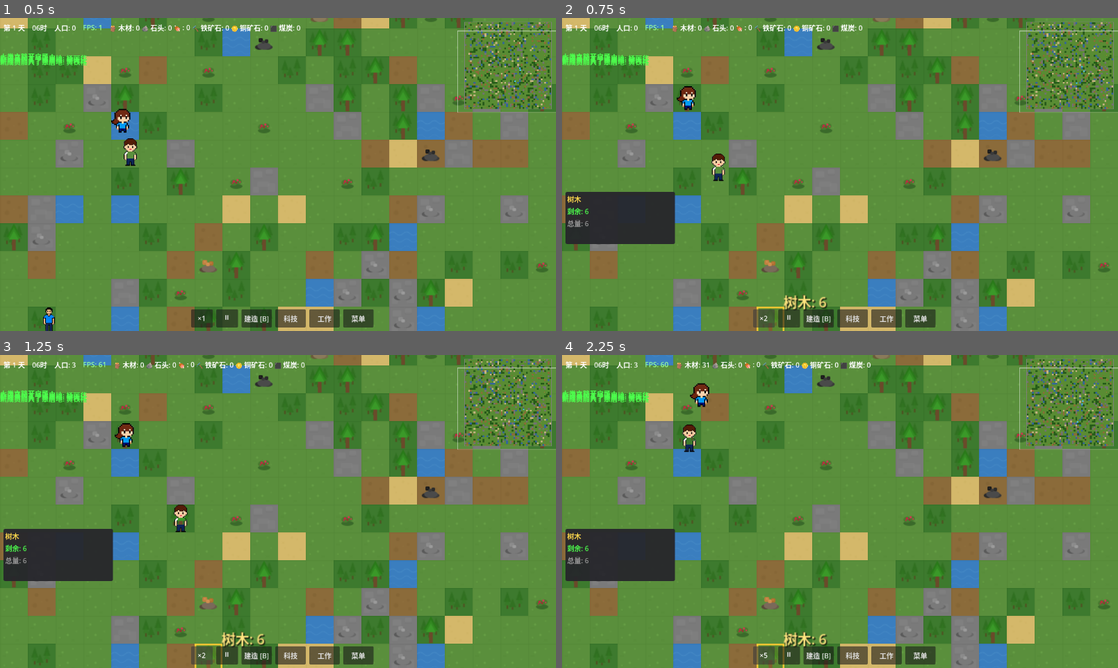
Above: before the commit, frames 1-4 (two rows, left to right).
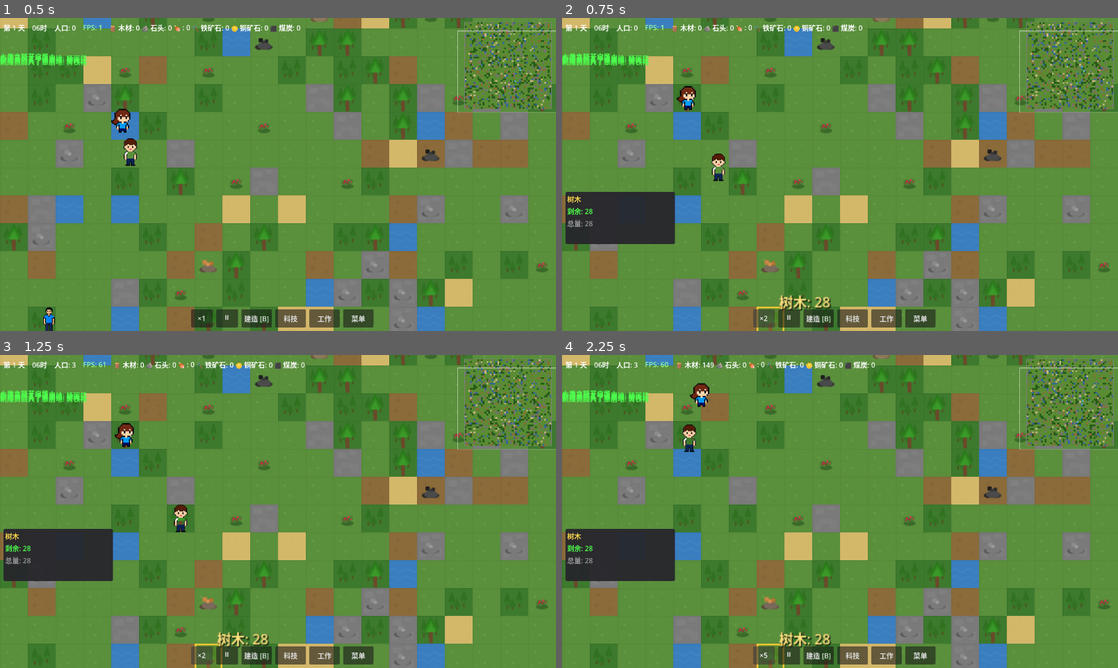
Above: after the commit, the same moments.

Repository: ZhanXuzhao/the-path-of-humanity
Game: Godot game, scene res://scenes/game.tscn
The game is run twice, just before and just after one commit, with the same random seed, the same clock (stepped at 60 frames per second) and the same inputs.
Inputs:
- Up to frame 1 (0.5 s): no input
- Up to frame 2 (0.75 s): click "×1" at 0.5 s
- Up to frame 3 (1.25 s): no input
- Up to frame 4 (2.25 s): click "×2" at 1.25 s; click "×3" at 2 s

Frame 1 is identical in both runs. In frame 2, 0.3% of the frame differs, in the area x 4-49%, y 60-94%; in frame 3, 0.3%; in frame 4, 0.8%, in the area x 4-57%, y 2-94%.

Commit message:
feat: 采集系统可配置 - 每次采集5点，资源初始点数×5
- game_settings.cfg 新增 [resources] 节，支持 harvest_amount 和 resource_amount_multiplier 配置
- ResourceDeposit 新增 harvest_amount 字段，支持逐资源点配置采集量
- world.gd 资源生成范围乘以 resource_multiplier
- harvest_resource 自动使用资源点的 harvest_amount
- 新增 world.apply_settings() 从 GameManager 加载配置

Diff:
--- a/resources/game_settings.cfg
+++ b/resources/game_settings.cfg
@@ -58,6 +58,14 @@
 ; 搜索附近食物的最大距离
 food_search_radius=400.0
 
+[resources]
+
+; 每次采集获得的资源数量
+harvest_amount=5.0
+
+; 资源初始点数倍率
+resource_amount_multiplier=5.0
+
 [work]
 
 ; 默认工作优先级（1=最低, 2=低, 3=中, 4=最高, 0=不做）
--- a/scripts/autoload/game_manager.gd
+++ b/scripts/autoload/game_manager.gd
@@ -83,6 +83,10 @@
 	settings["sleep_restore_per_hour"] = cfg.get_value("settler", "sleep_restore_per_hour", 15.0)
 	settings["storage_search_radius"] = cfg.get_value("settler", "storage_search_radius", 300.0)
 	settings["food_search_radius"] = cfg.get_value("settler", "food_search_radius", 400.0)
+
+	# 资源采集设置
+	settings["harvest_amount"] = cfg.get_value("resources", "harvest_amount", 5.0)
+	settings["resource_amount_multiplier"] = cfg.get_value("resources", "resource_amount_multiplier", 5.0)
 
 	# 工作优先级设置
 	settings["mining_priority"] = cfg.get_value("work", "mining_priority", 2)
--- a/scripts/core/game.gd
+++ b/scripts/core/game.gd
@@ -70,6 +70,12 @@
 		# 新游戏 - 初始化世界和定居者
 		_generate_initial_area()
 		_spawn_initial_settlers()
+
+	# 应用世界可配置参数（采集量、资源倍率）
+	world.apply_settings(
+		_gm.settings.get("resource_amount_multiplier", 5.0),
+		_gm.settings.get("harvest_amount", 5.0)
+	)
 
 	# 初始化系统引用
 	if building_system:
--- a/scripts/core/world.gd
+++ b/scripts/core/world.gd
@@ -59,12 +59,16 @@
 	var amount: float
 	var max_amount: float
 	var harvest_time: float  # 每次采集耗时
+	var harvest_amount: float = 1.0  # 每次采集获得的资源量
 
 	func _init(t: ResourceNodeType, amt: float, time: float = 2.0):
 		type = t
 		amount = amt
 		max_amount = amt
 		harvest_time = time
+
+	func set_harvest_amount(amt: float):
+		harvest_amount = amt
 
 	func get_item_drop() -> String:
 		match type:
@@ -116,8 +120,17 @@
 var tile_size: int = 32
 var rng := RandomNumberGenerator.new()
 
+# 可配置参数
+var resource_multiplier: float = 5.0     # 资源初始点数倍率
+var default_harvest_amount: float = 5.0  # 每次采集获得的资源量
+
 func _ready():
 	rng.randomize()
+
+func apply_settings(multiplier: float, harvest_amt: float):
+	"""从 GameManager 加载可配置参数"""
+	resource_multiplier = multiplier
+	default_harvest_amount = harvest_amt
 
 # -------- 区块生成 --------
 func get_chunk(chunk_pos: Vector2i) -> ChunkData:
@@ -157,26 +170,32 @@
 
 			chunk.tiles[tile_pos] = tile
 
-			# 生成自然资源
+			# 生成自然资源（初始点数 × resource_multiplier）
 			var res_rand = local_rng.randf()
 			if tile == TileType.FOREST and res_rand < 0.6:
-				chunk.resources[tile_pos] = ResourceDeposit.new(
+				var dep = ResourceDeposit.new(
 					ResourceNodeType.TREE,
-					local_rng.randf_range(5.0, 15.0),
+					local_rng.randf_range(5.0, 15.0) * resource_multiplier,
 					2.0
 				)
+				dep.set_harvest_amount(default_harvest_amount)
+				chunk.resources[tile_pos] = dep
 			elif tile == TileType.STONE and res_rand < 0.5:
-				chunk.resources[tile_pos] = ResourceDeposit.new(
+				var dep = ResourceDeposit.new(
 					ResourceNodeType.STONE_DEPOSIT,
-					local_rng.randf_range(10.0, 30.0),
+					local_rng.randf_range(10.0, 30.0) * resource_multiplier,
 					3.0
 				)
+				dep.set_harvest_amount(default_harvest_amount)
+				chunk.resources[tile_pos] = dep
 			elif tile == TileType.GRASS and res_rand < 0.08:
-				chunk.resources[tile_pos] = ResourceDeposit.new(
+				var dep = ResourceDeposit.new(
 					ResourceNodeType.BERRY_BUSH,
-					local_rng.randf_range(3.0, 8.0),
+					local_rng.randf_range(3.0, 8.0) * resource_multiplier,
 					1.5
 				)
+				dep.set_harvest_amount(default_harvest_amount)
+				chunk.resources[tile_pos] = dep
 
 	# 在草地和泥土上生成一些额外资源
 	for x in CHUNK_SIZE:
@@ -186,23 +205,29 @@
 			if tile in [TileType.GRASS, TileType.DIRT] and not chunk.resources.has(tile_pos):
 				var res_rand = local_rng.randf()
 				if res_rand < 0.02:  # 铁矿石
-					chunk.resources[tile_pos] = ResourceDeposit.new(
+					var dep = ResourceDeposit.new(
 						ResourceNodeType.IRON_DEPOSIT,
-						local_rng.randf_range(8.0, 25.0),
+						local_rng.randf_range(8.0, 25.0) * resource_multiplier,
 						4.0
 					)
+					dep.set_harvest_amount(default_harvest_amount)
+					chunk.resources[tile_pos] = dep
 				elif res_rand < 0.035:  # 铜矿石
-					chunk.resources[tile_pos] = ResourceDeposit.new(
+					var dep = ResourceDeposit.new(
 						ResourceNodeType.COPPER_DEPOSIT,
-						local_rng.randf_range(8.0, 25.0),
+						local_rng.randf_range(8.0, 25.0) * resource_multiplier,
 						4.0
 					)
+					dep.set_harvest_amount(default_harvest_amount)
+					chunk.resources[tile_pos] = dep
 				elif res_rand < 0.045:  # 煤矿
-					chunk.resources[tile_pos] = ResourceDeposit.new(
+					var dep = ResourceDeposit.new(
 						ResourceNodeType.COAL_DEPOSIT,
-						local_rng.randf_range(5.0, 20.0),
+						local_rng.randf_range(5.0, 20.0) * resource_multiplier,
 						3.0
 					)
+					dep.set_harvest_amount(default_harvest_amount)
+					chunk.resources[tile_pos] = dep
 
 	chunk.is_generated = true
 
@@ -255,8 +280,9 @@
 	return chunk.buildings.get(local_pos, "")
 
 # -------- 资源交互 --------
-func harvest_resource(pos: Vector2i, amount: float = 1.0) -> Dictionary:
-	"""采集资源，返回{item_id, amount}，如果资源耗尽返回空"""
+func harvest_resource(pos: Vector2i, amount: float = -1.0) -> Dictionary:
+	"""采集资源，返回{item_id, amount}，如果资源耗尽返回空
+	参数 amount: 传入 >0 使用指定值，传入 <=0 使用资源点自身的 harvest_amount"""
 	var deposit = get_resource_at(pos)
 	if deposit == null or deposit.amount <= 0:
 		return {}
@@ -265,7 +291,8 @@
 	if item_id == "":
 		return {}
 
-	var harvested = min(amount, deposit.amount)
+	var harvest_amt = deposit.harvest_amount if amount <= 0.0 else amount
+	var harvested = min(harvest_amt, deposit.amount)
 	deposit.amount -= harvested
 
 	if deposit.amount <= 0:
--- a/scripts/entities/settler.gd
+++ b/scripts/entities/settler.gd
@@ -359,7 +359,8 @@
 		return
 
 	var grid_pos: Vector2i = current_task.get("target_pos", Vector2i.ZERO)
-	var result = game.world.harvest_resource(grid_pos, 1.0)
+	# 使用资源点配置的每次采集量（由 GameManager 设置）
+	var result = game.world.harvest_resource(grid_pos)
 	if result.is_empty() or result.amount <= 0:
 		# 资源已耗尽
 		complete_task()
